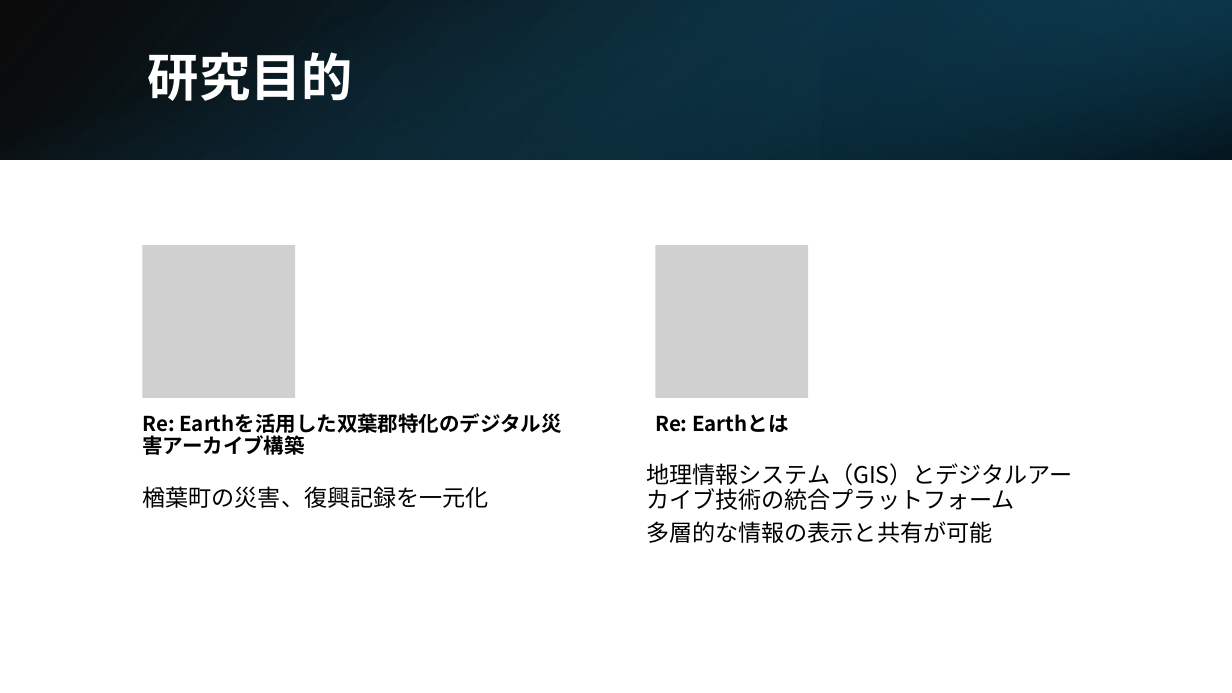
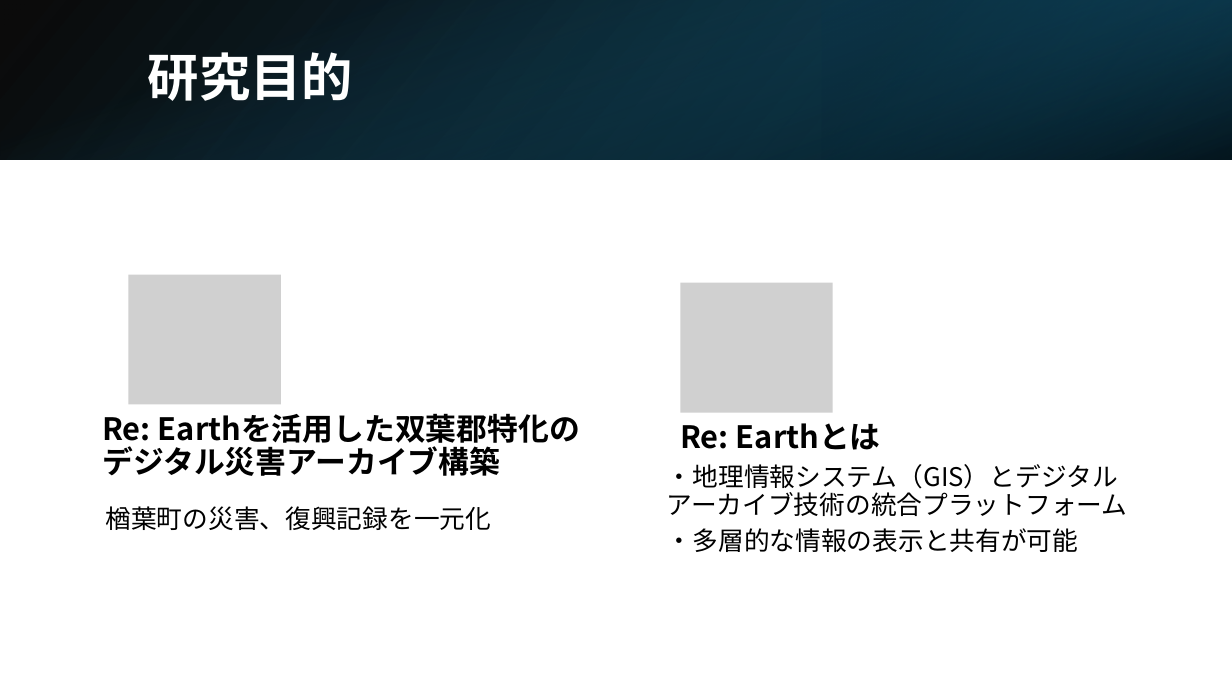
Before and after one commit to furuhashilab/ChisatoFuruuchi-2024-seminar-report, a slide deck: slide 4 of ゼミ論中間発表用.pptx. Drawn at 1232x693 pixels with LibreOffice and Linux fonts; fonts in the diff are those of the drawing; grey boxes stand for pictures. Boxes give left, top, right and bottom in pixels: in the first picture for what was removed or moved away, otherwise in the second. Text is boxed around its words. In the diff, an @@ line names an element or a change of style, - is before the commit and + after.

```diff
--- a/ゼミ論中間発表用.pptx
+++ b/ゼミ論中間発表用.pptx
@@ picture: place and size @@
-picture at <box>142,245,295,397</box>
+picture at <box>128,274,281,405</box>
@@ picture: place and size @@
-picture at <box>655,245,808,397</box>
+picture at <box>680,283,833,413</box>
@@ text "Re: Earthを活用した双葉郡特化のデジタル災害アーカイブ構築": place and size @@
-text "Re: Earthを活用した双葉郡特化のデジタル災害アーカイブ構築" at <box>142,415,174,436</box>
+text "Re: Earthを活用した双葉郡特化のデジタル災害アーカイブ構築" at <box>102,417,151,449</box>
@@ text "Re: Earthを活用した双葉郡特化のデジタル災害アーカイブ構築" at <box>102,417,151,449</box>: size 16 to 24 pt; more space between paragraphs @@
@@ text "Re: Earthとは" at <box>680,423,881,450</box>: size 16 to 24 pt; more space between paragraphs @@
@@ text "Re: Earthとは": place and size @@
-text "Re: Earthとは" at <box>655,414,788,432</box>
+text "Re: Earthとは" at <box>680,423,881,450</box>
@@ text at <box>667,464,1127,552</box>: text changed; size 18 to 20 pt @@
-地理情報システム（GIS）とデジタルアーカイブ技術の統合プラットフォーム
-多層的な情報の表示と共有が可能
+・地理情報システム（GIS）とデジタルアーカイブ技術の統合プラットフォーム
+・多層的な情報の表示と共有が可能
@@ text "楢葉町の災害、復興記録を一元化": place and size @@
-text "楢葉町の災害、復興記録を一元化" at <box>142,486,488,508</box>
+text "楢葉町の災害、復興記録を一元化" at <box>106,506,492,530</box>
@@ text "楢葉町の災害、復興記録を一元化" at <box>106,506,492,530</box>: size 18 to 20 pt @@
```
Also in this commit, not shown: 11 other slides changed.
